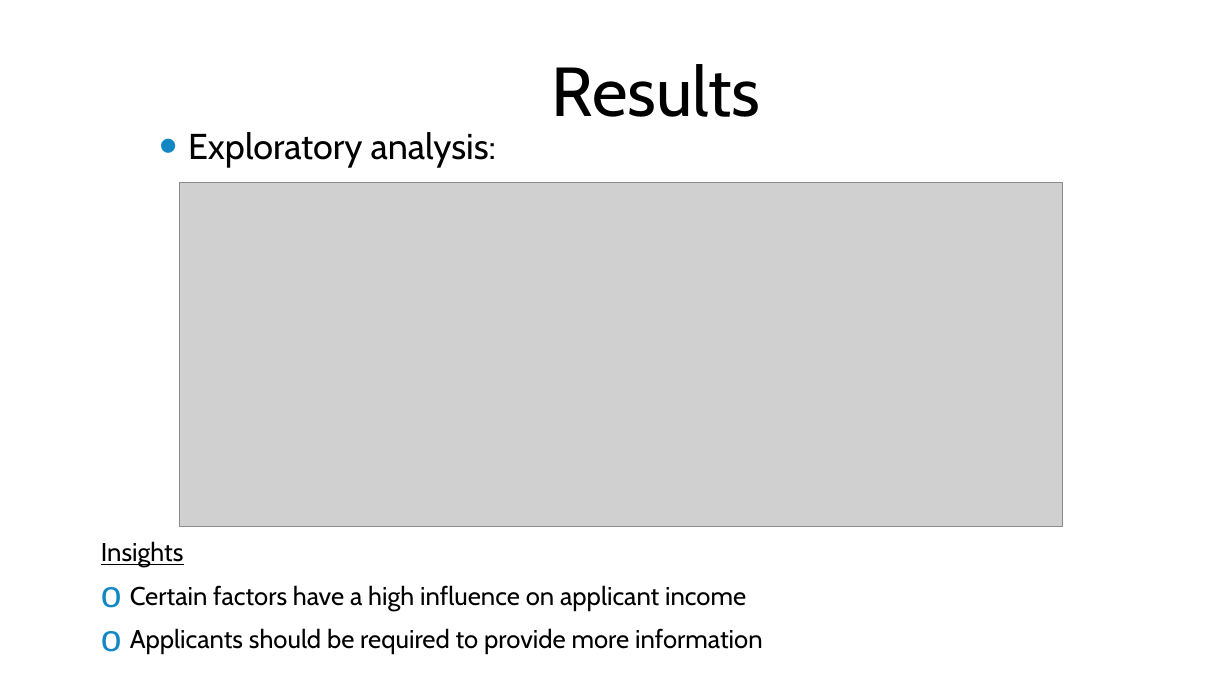
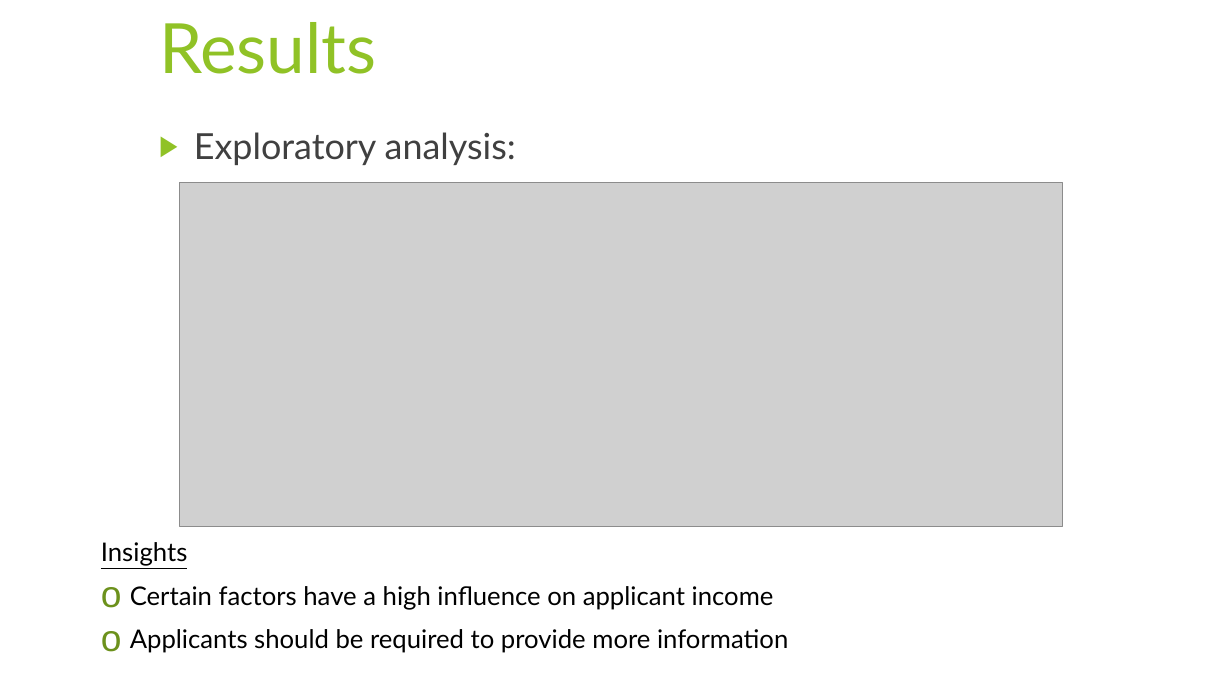
Before and after one commit to NB094/lighthouse-data-notes, a slide deck: slide 6 of Week_7/Day_4/Miniproject 4.pptx. Drawn at 1232x693 pixels with LibreOffice and Linux fonts; fonts in the diff are those of the drawing; grey boxes stand for pictures; background and template pictures are left out. Boxes give left, top, right and bottom in pixels: in the first picture for what was removed or moved away, otherwise in the second. Text is boxed around its words. In the diff, an @@ line names an element or a change of style, - is before the commit and + after.

```diff
--- a/Week_7/Day_4/Miniproject 4.pptx
+++ b/Week_7/Day_4/Miniproject 4.pptx
@@ rectangle: place and size @@
-rectangle at box(0, 0, 1222, 693)
+rectangle at box(0, 0, 1232, 693)
@@ title "Results" at box(159, 22, 377, 74): font Cabin to Lato, text colour #000000 to #90C226; alignment centre to left; vertical alignment middle to top @@
@@ text "Exploratory analysis:" at box(194, 132, 516, 165): font Cabin to Lato, text colour #000000 to #404040; bullet • to ▶; less space between paragraphs; bullet colour #1287C3 to #90C226 @@
@@ text "Insights" at box(101, 542, 788, 653): font Cabin to Lato; bullet colour #1287C3 to #6C921D @@
```
Also in this commit, not shown: 6 other slides changed, 2 slides added, 2 slides removed, 4 other files.
